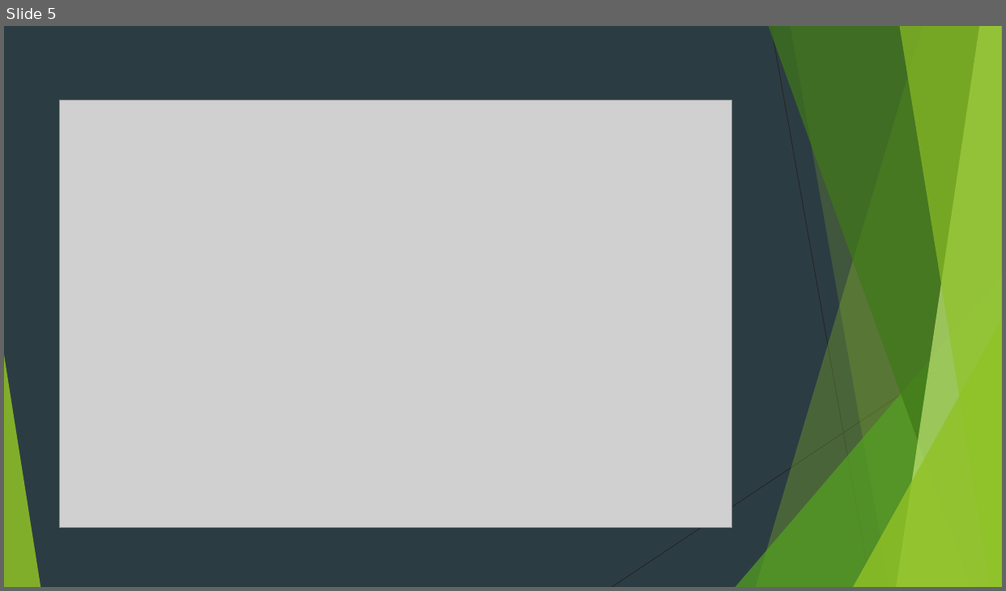
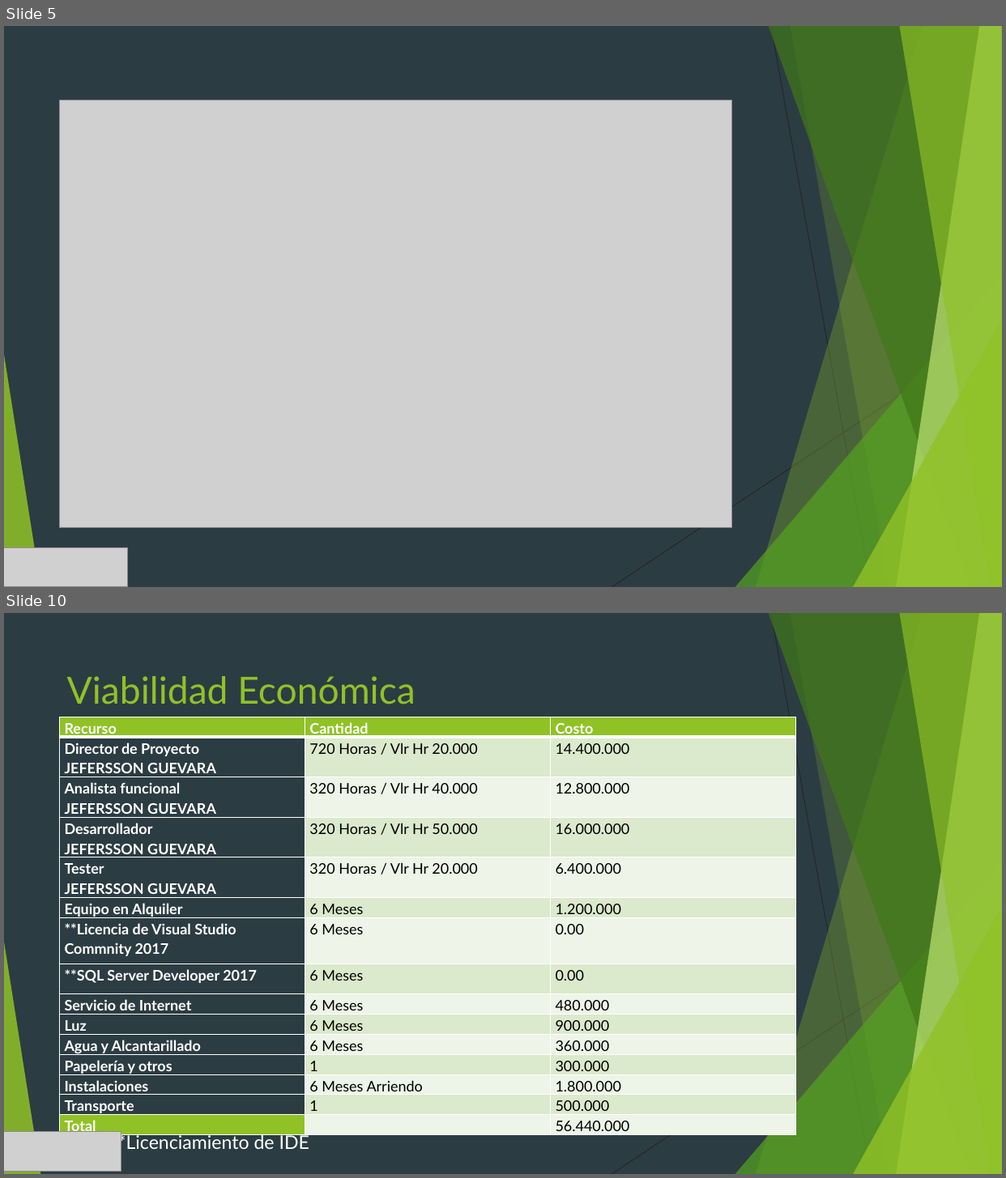
Before and after one commit to JefersonGuevara/Cru_Portal, a slide deck: Documentacion/SISTEMA DE INFORMACIÓN PARA LA GESTIÓN DE ADMISIONES.pptx. Shown one above the other, each under a label of ours: slide 5 before the commit, slides 5 and 10 after it; the slides between them are not shown. The pictures are 1006x591 and 1006x1178 pixels, drawn with LibreOffice and Linux fonts; fonts in the diff are those of the drawing; grey boxes stand for pictures. Boxes give left, top, right and bottom in pixels: in the first picture for what was removed or moved away, otherwise in the second. Text is boxed around its words. In the diff, an @@ line names an element or a change of style, - is before the commit and + after.

Commit message:
Actualizacion de Documentacion
Se realiza actualizacion del anteproyecto e acuerdo los items planteados.
Se agregan licencias de los ide trabajados

```diff
--- a/Documentacion/SISTEMA DE INFORMACIÓN PARA LA GESTIÓN DE ADMISIONES.pptx
+++ b/Documentacion/SISTEMA DE INFORMACIÓN PARA LA GESTIÓN DE ADMISIONES.pptx
@@ slide 10 added at <box>4,613,1002,1174</box>, background #2C3C43; not listed: 10 template elements that a slide beside it also shows @@
@@ title added at <box>67,676,415,705</box>, 36 pt, text #90C226 @@
+Viabilidad Económica
@@ table added at <box>59,717,796,1139</box>, 15 rows, 3 columns @@
+Recurso | Cantidad | Costo
+Director de Proyecto / JEFERSSON GUEVARA | 720 Horas / Vlr Hr 20.000 | 14.400.000
+Analista funcional / JEFERSSON GUEVARA | 320 Horas / Vlr Hr 40.000 | 12.800.000
+Desarrollador / JEFERSSON GUEVARA | 320 Horas / Vlr Hr 50.000 | 16.000.000
+Tester / JEFERSSON GUEVARA | 320 Horas / Vlr Hr 20.000 | 6.400.000
+Equipo en Alquiler | 6 Meses | 1.200.000
+**Licencia de Visual Studio / Commnity 2017 | 6 Meses | 0.00
+**SQL Server Developer 2017 | 6 Meses | 0.00
+Servicio de Internet | 6 Meses | 480.000
+Luz | 6 Meses | 900.000
+Agua y Alcantarillado | 6 Meses | 360.000
+Papelería y otros | 1 | 300.000
+Instalaciones | 6 Meses Arriendo | 1.800.000
+Transporte | 1 | 500.000
+Total |  | 56.440.000
@@ picture added at <box>4,1132,121,1172</box> @@
@@ text added at <box>110,1133,309,1154</box>, 18 pt, text #FFFFFF @@
+**Licenciamiento de IDE
@@ slide 5 changed as well @@
@@ picture added at <box>4,548,128,587</box> @@
```
Also in this commit, not shown: 11 other slides changed, 18 other slides added, 8 slides removed, 7 other files.
